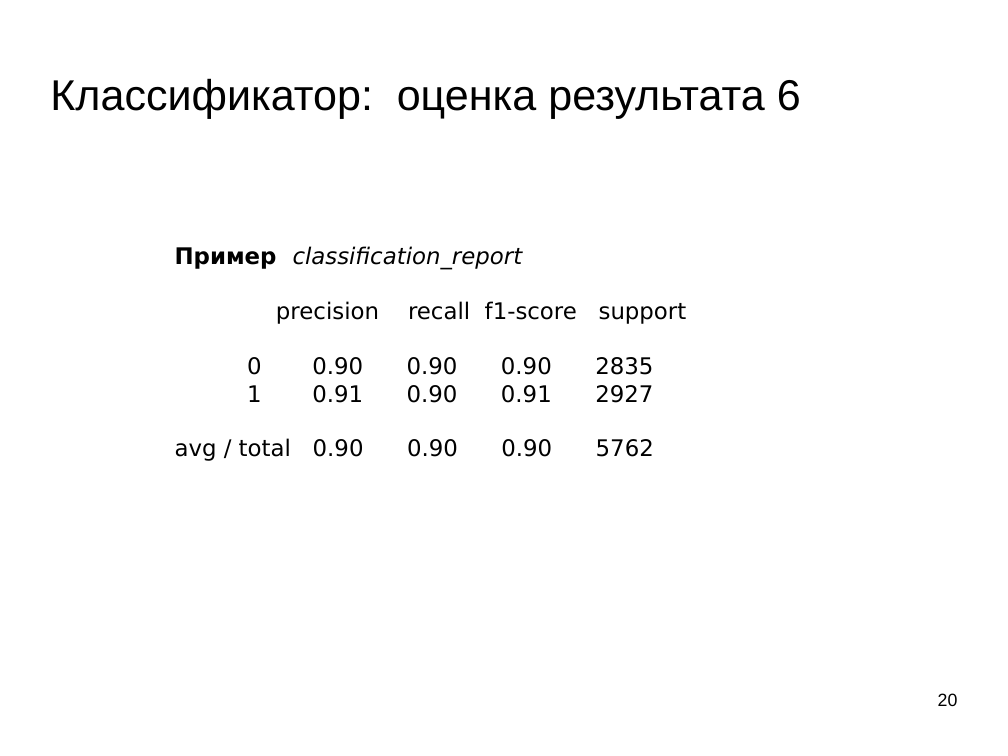
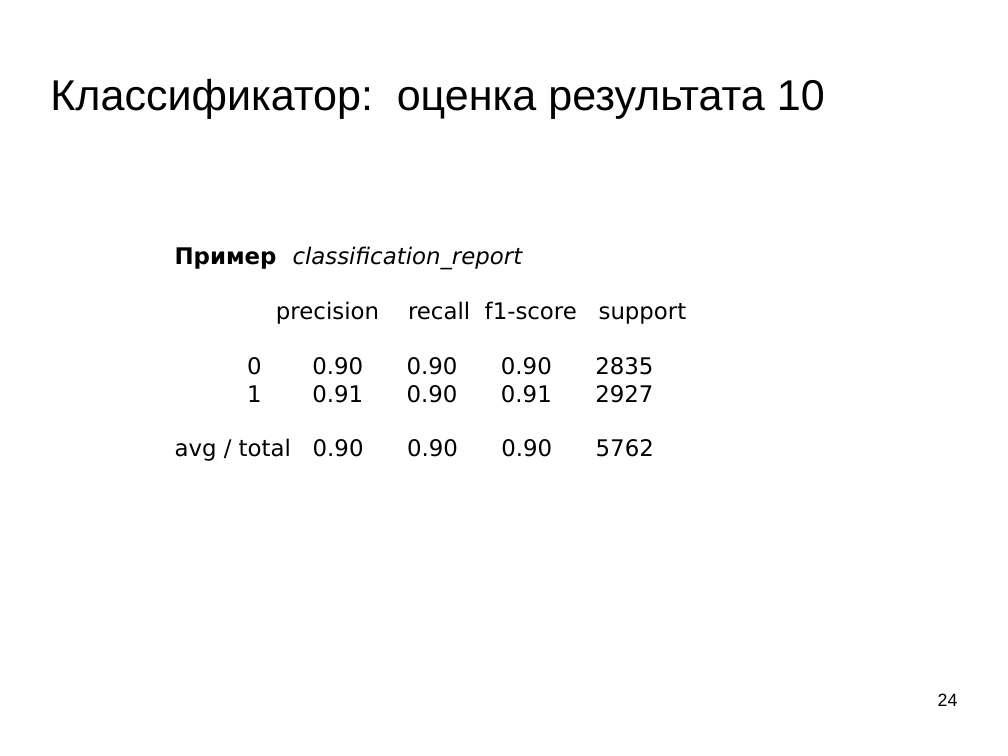
Before and after one commit to mechanoid5/ml_lectorium_legacy, a slide deck: slide 24 of 03-log-regression.odp (slide 20 before the commit). Drawn at 1008x756 pixels with LibreOffice and Linux fonts; fonts in the diff are those of the drawing; background and template pictures are left out. Boxes give left, top, right and bottom in pixels: in the first picture for what was removed or moved away, otherwise in the second. Text is boxed around its words. In the diff, an @@ line names an element or a change of style, - is before the commit and + after.

```diff
--- a/03-log-regression.odp
+++ b/03-log-regression.odp
@@ title at (50, 78, 825, 118): text changed @@
-Классификатор: оценка результата 6
+Классификатор: оценка результата 10
@@ page number at (938, 693, 958, 706): text changed @@
-20
+24
```
Also in this commit, not shown: 8 other slides changed.
